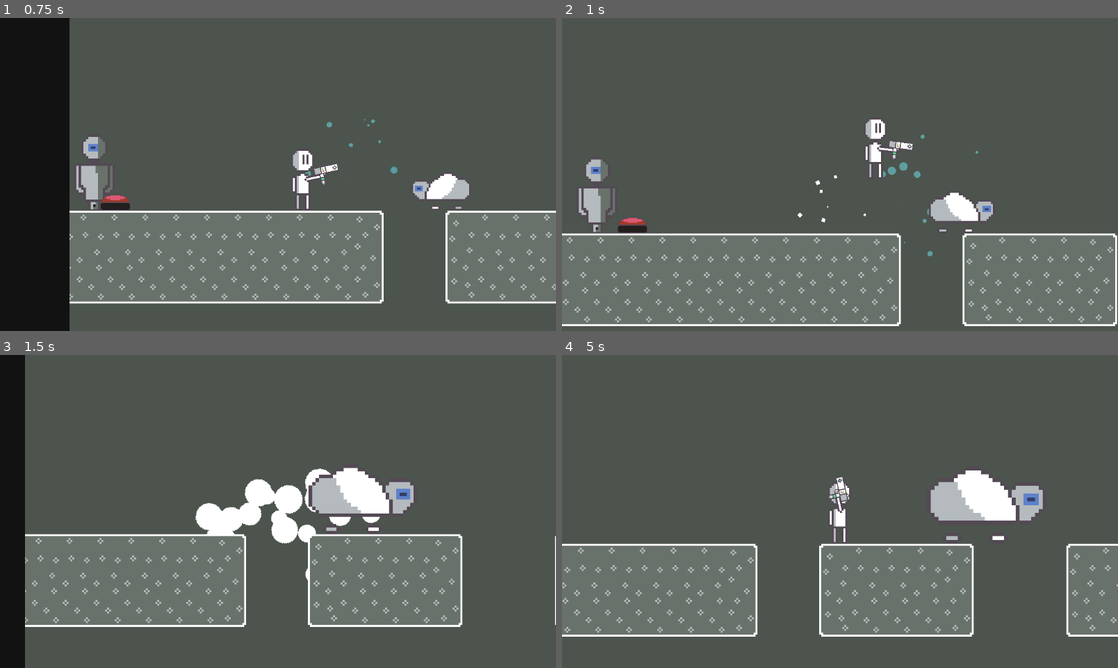
Above: before the commit, frames 1-4 (two rows, left to right).
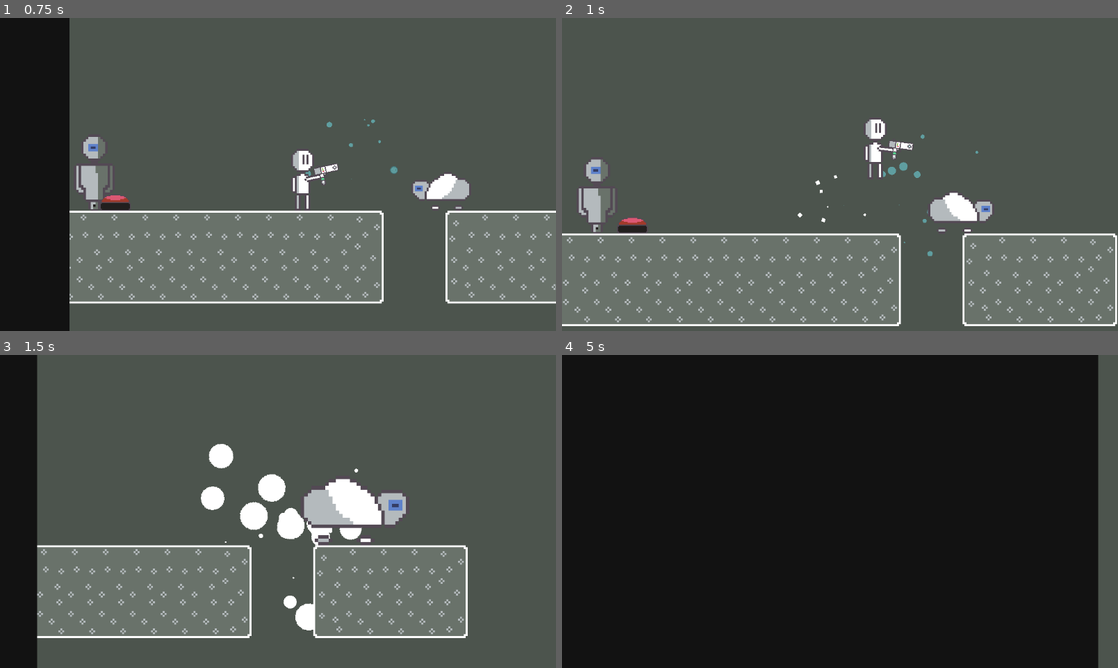
Above: after the commit, the same moments.

Repository: ShellShift/scaleshot
Game: Godot game, scene res://scenes/level_1.tscn
Same seed, same stepped clock (60 frames per second), same inputs: the game is played once before the commit and once after it. This scene is started directly instead of the project's main scene.
Inputs (mouse positions are in pixels of both pictures, inside the frame that each line leads up to):
- Up to frame 1 (0.75 s): move the mouse to (400, 158) at 0.52 s; press the mouse at (400, 158) at 0.53 s; hold D (right) from 0.53 s (still down)
- Up to frame 2 (1 s): keep holding D (right); tap Space (jump) at 0.77, 0.8 s
- Up to frame 3 (1.5 s): keep holding D (right); tap Space (jump) at 1.07, 1.35 s; move the mouse to (166, 527) at 1.27 s; release the mouse at (166, 527) at 1.28 s
- Up to frame 4 (5 s): tap Space (jump) at 1.52, 1.82, 2.3, 3.02, 3.32, 3.77, 3.8, 4.07 s; click (728, 527) at 1.55 s; move the mouse to (895, 442) at 2.02 s; release D (right) at 2.03 s; press the mouse at (895, 442) at 2.03 s; hold A (left) 2.03-2.78 s; move the mouse to (812, 574) at 2.77 s; release the mouse at (812, 574) at 2.78 s; hold D (right) 2.78-4.25 s; right-click (812, 574) at 2.85 s; click (812, 574) at 3.05 s; move the mouse to (1006, 558) at 3.52 s; press the mouse at (1006, 558) at 3.53 s; tap Escape (pause) at 4.15 s; release the mouse at (1006, 558) at 4.25 s; click "Resume" at 4.25 s

Frame 1 is identical in both runs. In frame 2, 0.1% of the frame differs, in the area x 65-78%, y 55-69%; in frame 3, 15%; in frame 4, 98%, in the area x 0-100%, y 0-100%.

Commit message:
Audio manager, sound effects, change settings, fix bugs with buttons

Diff:
--- a/prefabs/interface/settings.tscn
+++ b/prefabs/interface/settings.tscn
@@ -1,6 +1,7 @@
-[gd_scene load_steps=2 format=3 uid="uid://nt64rlir5ahd"]
+[gd_scene load_steps=3 format=3 uid="uid://nt64rlir5ahd"]
 
 [ext_resource type="Script" path="res://scripts/interface/settings_menu.gd" id="1_vvv1q"]
+[ext_resource type="Theme" uid="uid://b0ff8y0caluxd" path="res://graphics/ui_theme.tres" id="1_ys3eg"]
 
 [node name="Settings" type="Control"]
 visible = false
@@ -8,8 +9,13 @@
 anchors_preset = 15
 anchor_right = 1.0
 anchor_bottom = 1.0
+offset_left = -40.0
+offset_top = -6.0
+offset_right = -40.0
+offset_bottom = -6.0
 grow_horizontal = 2
 grow_vertical = 2
+theme = ExtResource("1_ys3eg")
 script = ExtResource("1_vvv1q")
 
 [node name="Title" type="Label" parent="."]
@@ -42,29 +48,41 @@
 theme_override_font_sizes/font_size = 32
 text = "Back"
 
+[node name="Fullscreen" type="CheckButton" parent="."]
+layout_mode = 1
+anchors_preset = 4
+anchor_top = 0.5
+anchor_bottom = 0.5
+offset_left = 112.0
+offset_top = -64.5
+offset_right = 512.0
+offset_bottom = -5.5
+grow_vertical = 2
+text = "Fullscreen"
+
+[node name="CameraShake" type="CheckButton" parent="."]
+layout_mode = 1
+anchors_preset = 4
+anchor_top = 0.5
+anchor_bottom = 0.5
+offset_left = 112.0
+offset_top = -7.5
+offset_right = 512.0
+offset_bottom = 51.5
+grow_vertical = 2
+text = "Camera Shake"
+
 [node name="Particles" type="CheckButton" parent="."]
 layout_mode = 1
 anchors_preset = 4
 anchor_top = 0.5
 anchor_bottom = 0.5
 offset_left = 112.0
-offset_top = -65.5
-offset_right = 382.0
-offset_bottom = -6.5
+offset_top = 49.0
+offset_right = 512.0
+offset_bottom = 108.0
 grow_vertical = 2
 text = "Particles "
-
-[node name="Lighting" type="CheckButton" parent="."]
-layout_mode = 1
-anchors_preset = 4
-anchor_top = 0.5
-anchor_bottom = 0.5
-offset_left = 112.0
-offset_top = 28.5
-offset_right = 382.0
-offset_bottom = 87.5
-grow_vertical = 2
-text = "Lighting"
 
 [node name="Music" type="HSlider" parent="."]
 layout_mode = 1
@@ -110,8 +128,9 @@
 offset_right = 131.0
 text = "Sound Effects"
 
+[connection signal="toggled" from="Fullscreen" to="." method="_on_fullscreen_toggled"]
+[connection signal="toggled" from="CameraShake" to="." method="_on_camera_shake_toggled"]
 [connection signal="toggled" from="Particles" to="." method="_on_particles_toggled"]
-[connection signal="toggled" from="Lighting" to="." method="_on_lighting_toggled"]
 [connection signal="drag_ended" from="Music" to="." method="_on_music_drag_ended"]
 [connection signal="value_changed" from="Music" to="." method="_on_music_value_changed"]
 [connection signal="drag_ended" from="SFX" to="." method="_on_sfx_drag_ended"]
--- a/project.godot
+++ b/project.godot
@@ -22,6 +22,7 @@
 Particles="*res://scripts/managers/particles.gd"
 Scenes="*res://prefabs/interface/scenes.tscn"
 Settings="*res://scripts/managers/settings.gd"
+Audio="*res://scripts/managers/audio.gd"
 
 [display]
 
--- a/scenes/level_1.tscn
+++ b/scenes/level_1.tscn
@@ -166,7 +166,7 @@
 [node name="Door" parent="Environment" instance=ExtResource("6_h2uwk")]
 position = Vector2(330, 48)
 open = false
-next_level = 1
+next_level = 11
 
 [node name="TileMap" type="TileMap" parent="."]
 tile_set = ExtResource("13_atkly")
--- a/scenes/menus.tscn
+++ b/scenes/menus.tscn
@@ -213,9 +213,9 @@
 anchors_preset = 5
 anchor_left = 0.5
 anchor_right = 0.5
-offset_left = -197.5
+offset_left = 378.5
 offset_top = 106.0
-offset_right = 277.501
+offset_right = 853.501
 offset_bottom = 222.0
 grow_horizontal = 2
 scale = Vector2(1e-05, 1e-05)
@@ -290,9 +290,9 @@
 anchors_preset = 5
 anchor_left = 0.5
 anchor_right = 0.5
-offset_left = -300.0
+offset_left = 276.0
 offset_top = 57.0
-offset_right = -108.001
+offset_right = 467.999
 offset_bottom = 249.0
 grow_horizontal = 2
 scale = Vector2(1e-05, 1e-05)
--- a/scripts/enemies/cloud.gd
+++ b/scripts/enemies/cloud.gd
@@ -13,6 +13,7 @@
 			$Sprite.position.y = -4
 			Camera.shake()
 			Particles.spawn_particle("explosion", self)
+			Audio.play("die", self)
 			return
 		body.jump(jump_velocity)
 		Particles.spawn_particle("jump", self)
@@ -21,6 +22,3 @@
 	if bounce_pad:
 		return
 	super._on_body_area_entered(body)
-
-func _on_scaled(decrease):
-	pass
--- a/scripts/enemies/enemy.gd
+++ b/scripts/enemies/enemy.gd
@@ -33,6 +33,7 @@
 	Particles.spawn_particle("explosion", self)
 	Camera.shake()
 	queue_free()
+	Audio.play("die", self)
 
 func _on_head_area_entered(body):
 	if body is Player:
--- a/scripts/enemies/scaler_bot.gd
+++ b/scripts/enemies/scaler_bot.gd
@@ -14,6 +14,8 @@
 		bullet.decrease = decrease
 		bullet.fire($FirePoint.global_rotation)
 		add_sibling(bullet)
+		Audio.play("shoot", self)
+		Particles.spawn_particle("shoot", $FirePoint)
 		fire_timer = 0
 		decrease = !decrease
 	if target < position.x:
--- a/scripts/gameplay/button.gd
+++ b/scripts/gameplay/button.gd
@@ -4,6 +4,7 @@
 @export var toggle: bool
 @export var inverted: bool
 @export var require_scale: bool
+var standing: int
 var is_enabled: bool
 var collider: CollisionShape2D
 
@@ -22,20 +23,38 @@
 	$Sprite.frame = 1 if is_enabled else 0
 	Particles.spawn_particle("jump", self)
 	Camera.shake()
+	Audio.play("button", self)
 
 func toggle_active():
-	if !toggle: return set_active(true)
+	if !toggle:
+		standing += 1
+		return set_active(true)
 	is_enabled = !is_enabled
 	set_active(is_enabled)
+
+func on_box_scale(decrease):
+	if !require_scale: return
+	if !decrease:
+		if toggle: return
+		return set_active(true)
+	if toggle: return toggle_active()
+	set_active(false)
 
 func _on_body_entered(body):
 	if body is Player: return toggle_active()
 	elif body is Box:
-		if !require_scale: return toggle_active()
-		if require_scale and body.state == 1:
+		if !require_scale:
+			return toggle_active()
+		if body.state == 1:
 			toggle_active()
+		body.get_node("Scalable").scaled.connect(on_box_scale)
 
 func _on_body_exited(body):
+	if body is Box:
+		body.get_node("Scalable").scaled.disconnect(on_box_scale)
 	if toggle: return
 	if body is Box or body is Player:
-		set_active(false)
+		standing -= 1
+		if standing <= 0:
+			standing = 0
+			set_active(false)
--- a/scripts/gameplay/door.gd
+++ b/scripts/gameplay/door.gd
@@ -19,6 +19,7 @@
 	Scenes.load("level_%d" % next_level)
 	Particles.spawn_particle("explosion", body)
 	Particles.spawn_particle("explosion", self)
+	Audio.play("finish", self)
 	Camera.shake()
 	body.queue_free()
 	queue_free()
--- a/scripts/gameplay/key.gd
+++ b/scripts/gameplay/key.gd
@@ -10,8 +10,9 @@
 	if angle > max_angle: angle = -max_angle
 	$Sprite.position.y = sin(angle)
 
-func _on_body_entered(body):
+func _on_body_entered(_body):
 	door.open_door()
+	queue_free()
+	Audio.play("key", self)
 	Particles.spawn_particle("explosion", self)
 	Camera.shake()
-	queue_free()
--- a/scripts/gameplay/player.gd
+++ b/scripts/gameplay/player.gd
@@ -44,12 +44,14 @@
 
 func jump(force):
 	jumping = true
+	velocity.y = -force
 	Particles.spawn_particle("jump", self)
 	Camera.shake(0.05, 0.5)
-	velocity.y = -force
+	Audio.play("jump", self)
 
 func die():
 	Particles.spawn_particle("explosion", self)
 	Camera.shake()
 	queue_free()
 	Scenes.reload()
+	Audio.play("die", self)
--- a/scripts/gameplay/scalable.gd
+++ b/scripts/gameplay/scalable.gd
@@ -1,4 +1,4 @@
-extends Node2D
+class_name Scalable extends Node2D
 
 signal scaled(decrease)
 
--- a/scripts/gameplay/scaler.gd
+++ b/scripts/gameplay/scaler.gd
@@ -25,6 +25,7 @@
 	get_tree().current_scene.add_child(bullet)
 	Particles.spawn_particle("shoot", bullet)
 	Camera.shake()
+	Audio.play("shoot", self)
 
 func animate_fire_point_color(alt):
 	var color = Color.CORAL if alt else Color.CADET_BLUE
--- a/scripts/gameplay/scaler_bullet.gd
+++ b/scripts/gameplay/scaler_bullet.gd
@@ -18,3 +18,4 @@
 	Camera.shake()
 	Particles.spawn_particle("bullet_explosion", self)
 	queue_free()
+	Audio.play("hit", self)
--- a/scripts/interface/level_select.gd
+++ b/scripts/interface/level_select.gd
@@ -10,6 +10,8 @@
 		var button = template.duplicate()
 		button.text = str(level)
 		button.pressed.connect(func():
-			Scenes.load("level_%d" % level))
+			Audio.play("click")
+			Scenes.load("level_%d" % level)
+		)
 		grid.add_child(button)
 	template.queue_free()
--- a/scripts/interface/pause.gd
+++ b/scripts/interface/pause.gd
@@ -11,8 +11,9 @@
 		.set_ease(Tween.EASE_IN_OUT) \
 		.set_trans(Tween.TRANS_SINE)
 	tween.set_pause_mode(Tween.TWEEN_PAUSE_PROCESS)
+	Audio.play("click")
 
-func _process(delta):
+func _process(_delta):
 	if Input.is_action_just_pressed("pause"):
 		toggle_pause()
 
--- a/scripts/interface/settings_menu.gd
+++ b/scripts/interface/settings_menu.gd
@@ -1,17 +1,26 @@
 extends Control
 
 func _ready():
+	$Fullscreen.button_pressed = Settings.fullscreen
+	$CameraShake.button_pressed = Settings.camera_shake
 	$Particles.button_pressed = Settings.particles
-	$Lighting.button_pressed = Settings.lighting
 	$Music.value = Settings.music_vol
 	$SFX.value = Settings.sfx_vol
 
-func _on_particles_toggled(on):
-	Settings.particles = on
+func _on_fullscreen_toggled(on):
+	Audio.play("click")
+	Settings.fullscreen = on
+	Settings.save()
+	DisplayServer.window_set_mode(DisplayServer.WINDOW_MODE_FULLSCREEN if on else DisplayServer.WINDOW_MODE_WINDOWED)
+
+func _on_camera_shake_toggled(on):
+	Audio.play("click")
+	Settings.camera_shake = on
 	Settings.save()
 
-func _on_lighting_toggled(on):
-	Settings.lighting = on
+func _on_particles_toggled(on):
+	Audio.play("click")
+	Settings.particles = on
 	Settings.save()
 
 func _on_music_value_changed(value):
@@ -23,8 +32,9 @@
 	AudioServer.set_bus_volume_db(AudioServer.get_bus_index("SFX"), value)
 
 func _on_sfx_drag_ended(_value):
-	# TODO Play sound effect
+	Audio.play("click")
 	Settings.save()
 
 func _on_music_drag_ended(_value):
+	Audio.play("click")
 	Settings.save()
--- a/scripts/interface/ui_manager.gd
+++ b/scripts/interface/ui_manager.gd
@@ -14,10 +14,12 @@
 	tween.tween_property(control, "modulate", Color.WHITE, time) \
 		.set_ease(Tween.EASE_IN_OUT) \
 		.set_trans(Tween.TRANS_SINE)
+	Audio.play("click")
 	await tween.finished
 	active.hide()
 	active = control
 
 func quit(game):
+	Audio.play("click")
 	if game: get_tree().quit()
 	Scenes.load("menus")
--- /dev/null
+++ b/scripts/managers/audio.gd
@@ -0,0 +1,44 @@
+extends Node
+
+@export var time: float
+var music: String
+var music_player: AudioStreamPlayer2D
+var queue = []
+
+func _ready():
+	process_mode = Node.PROCESS_MODE_ALWAYS
+
+func play(audio, parent = null):
+	var stream = load("res://audio/%s.wav" % audio)
+	var player = AudioStreamPlayer2D.new()
+	if parent: player.position = parent.global_position
+	player.pitch_scale = randf_range(1, 2)
+	player.stream = stream
+	player.bus = "SFX"
+	if parent: get_tree().current_scene.call_deferred("add_child", player)
+	else: call_deferred("add_child", player)
+	player.finished.connect(func(): player.queue_free())
+	queue.push_back(player)
+
+func play_music(audio):
+	var tween = create_tween()
+	var player: AudioStreamPlayer2D
+	if music_player:
+		if music == audio:
+			tween.tween_property(music_player, "volume_db", -80, time)
+		player = music_player
+	else: player = AudioStreamPlayer2D.new()
+	var stream = load("res://audio/%s.mp3" % audio)
+	player.stream = stream
+	player.bus = "Music"
+	player.volume_db = -80
+	tween.tween_property(player, "volume_db", 0, time)
+	if player != music_player: call_deferred("add_child", player)
+	music_player = player
+	music = audio
+	queue.push_back(music_player)
+
+func _process(_delta):
+	for player in queue:
+		player.play()
+	queue = []
--- a/scripts/managers/settings.gd
+++ b/scripts/managers/settings.gd
@@ -2,8 +2,9 @@
 
 var sfx_vol: float
 var music_vol: float
+var fullscreen: bool = true
+var camera_shake: bool = true
 var particles: bool = true
-var lighting: bool = true
 
 func _ready():
 	if !FileAccess.file_exists("user://settings.save"): return
@@ -12,8 +13,11 @@
 	file.close()
 	sfx_vol = data.sfx_vol
 	music_vol = data.music_vol
+	fullscreen = data.fullscreen
+	camera_shake = data.camera_shake
 	particles = data.particles
-	lighting = data.lighting
+	if fullscreen:
+		DisplayServer.window_set_mode(DisplayServer.WINDOW_MODE_FULLSCREEN)
 	AudioServer.set_bus_volume_db(AudioServer.get_bus_index("SFX"), data.sfx_vol)
 	AudioServer.set_bus_volume_db(AudioServer.get_bus_index("Music"), data.music_vol)
 
@@ -22,7 +26,8 @@
 	file.store_string(JSON.stringify({
 		"sfx_vol": sfx_vol,
 		"music_vol": music_vol,
-		"particles": particles,
-		"lighting": lighting
+		"fullscreen": fullscreen,
+		"camera_shake": camera_shake,
+		"particles": particles
 	}))
 	file.close()
Not shown, added: audio/button.wav.import
Not shown, added: audio/click.wav.import
Not shown, added: audio/die.wav.import
Not shown, added: audio/finish.wav.import
Not shown, added: audio/hit.wav.import
Not shown, added: audio/jump.wav.import
Not shown, added: audio/key.wav.import
Not shown, added: audio/shoot.wav.import
Binary file changed: graphics/sprites/check.png
Binary file changed: graphics/sprites/uncheck.png
Not shown, added: audio/button.wav
Not shown, added: audio/click.wav
(and 6 more such lines)
